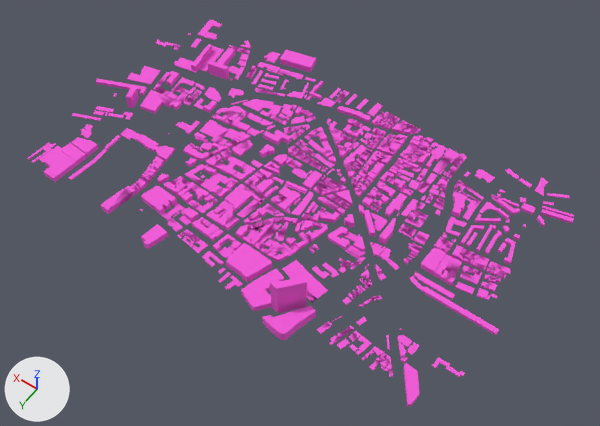
Before and after pictures for a commit that changed the OBJ model Assets/GeoAssets/old_street.obj.
The view is the same before and after, from a camera (50 mm lens) standing at (-2271.0, 1285.0, 2642.0) and looking at (-1052.0, -421.0, -40.0). Every picture has the same lights, and +X, +Y and +Z are marked at lower left. Where no turn or scale is listed for an object, it has been applied to the vertices.

Objects in the first picture: 'old_street2'.
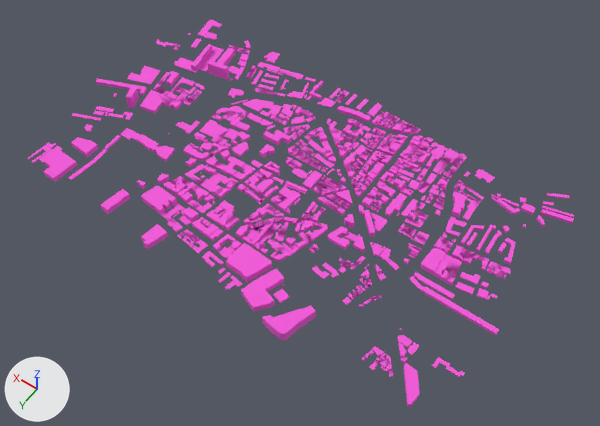
Pixel boxes (x1, y1, x2, y2) of what changed, in the pictures (600 x 426 px):
part 1 of me_old_street2, deleted (pink): before (140, 50, 548, 355)
part 2 of me_old_street2, deleted (pink): before (124, 116, 497, 300)
part 3 of me_old_street2, deleted: before (60, 129, 92, 165)

What the commit changed:
me_old_street2 is used by ob_old_street2; location (0.0, 0.0, 0.0).
me_old_street2 had 12406 vertices, 27478 faces and spanned x -1983.0..134.0, y -1163.0..115.0, z 0.0..165.0.
me_old_street2 now has 11551 vertices, 25537 faces and spans x -1983.0..134.0, y -1123.0..115.0, z 0.0..67.0.
me_old_street2 part 1: 32 loose pieces with 514 vertices, spanning x -1878.0..-313.0, y -1163.0..32.0, z 0.0..165.0, are deleted.
me_old_street2 part 2: 309 vertices removed from x -1881.0..-410.0, y -885.0..-65.0, z 0.0..28.0.
me_old_street2 part 3: 26 vertices removed from x -163.0..-26.0, y -232.0..-57.0, z 0.0..28.0.
